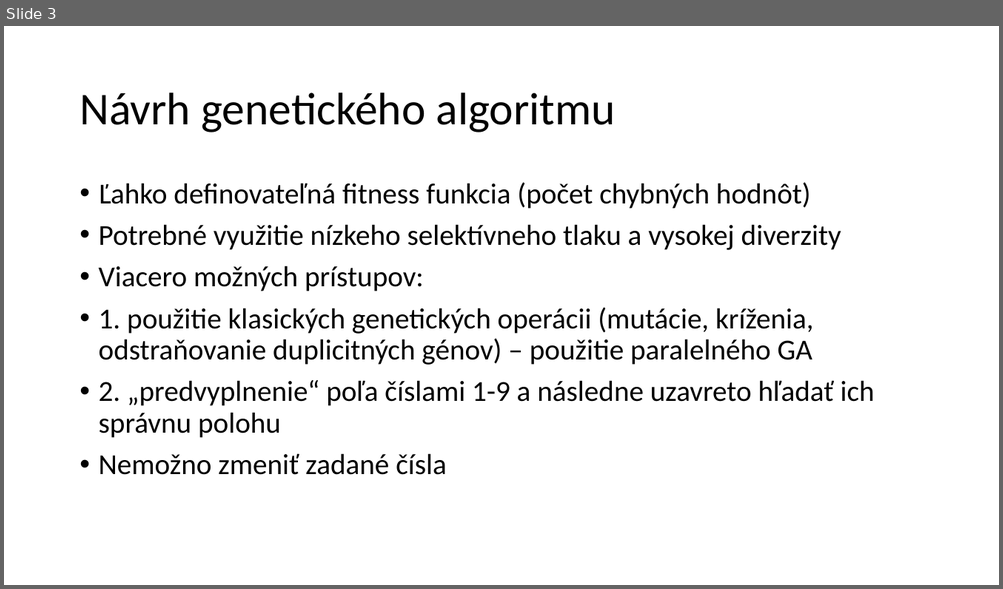
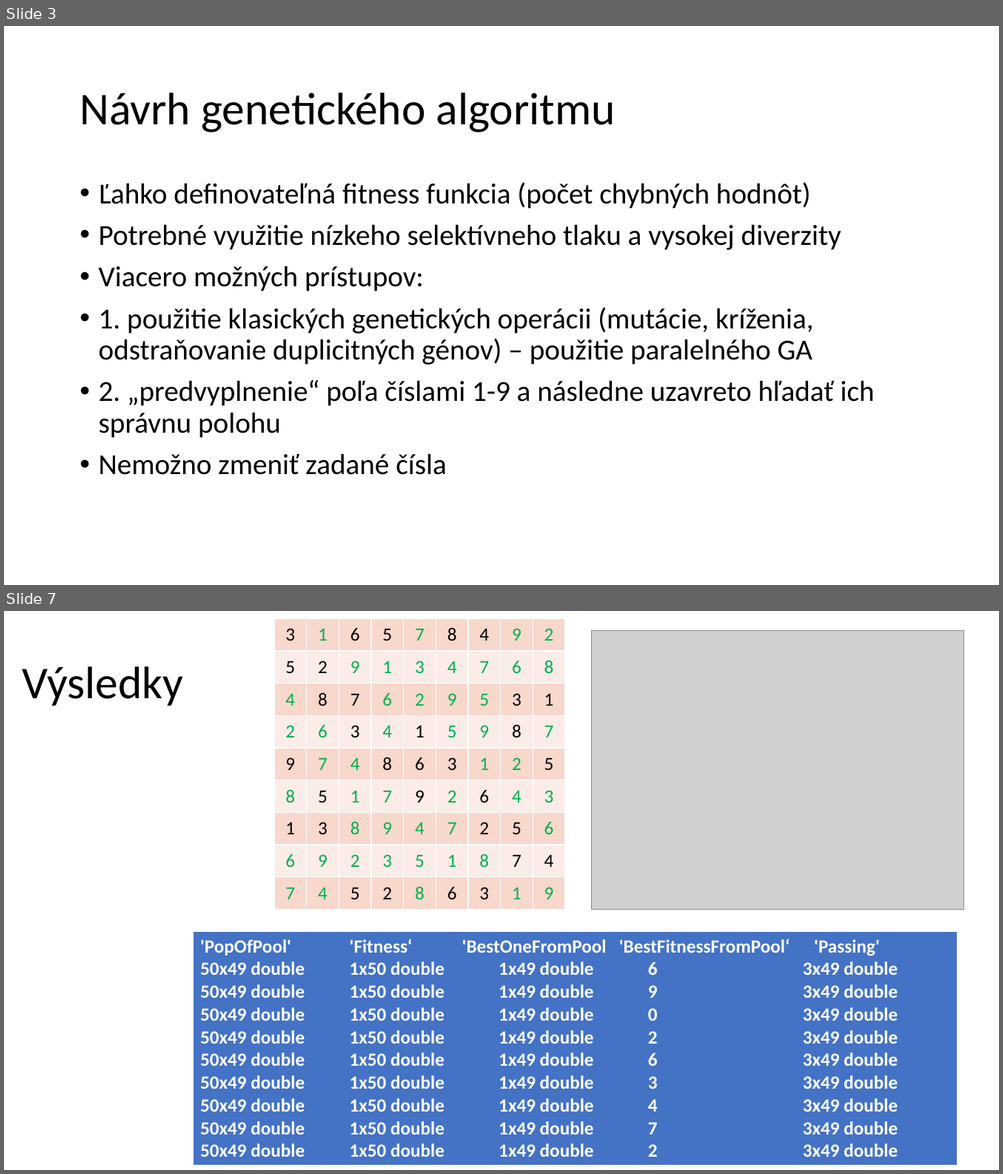
Before and after one commit to macricek/SudokuGA, a slide deck: sudoku.pptx. Shown one above the other, each under a label of ours: slide 3 before the commit, slides 3 and 7 after it; the slides between them are not shown. The pictures are 1003x589 and 1003x1174 pixels, drawn with LibreOffice and Linux fonts; fonts in the diff are those of the drawing; grey boxes stand for pictures. Boxes give left, top, right and bottom in pixels: in the first picture for what was removed or moved away, otherwise in the second. Text is boxed around its words. In the diff, an @@ line names an element or a change of style, - is before the commit and + after.

```diff
--- a/sudoku.pptx
+++ b/sudoku.pptx
@@ slide 7 added at (4, 611, 999, 1170), background #FFFFFF @@
@@ table added at (274, 618, 563, 909), 9 rows, 9 columns @@
+3 | 1 | 6 | 5 | 7 | 8 | 4 | 9 | 2
+5 | 2 | 9 | 1 | 3 | 4 | 7 | 6 | 8
+4 | 8 | 7 | 6 | 2 | 9 | 5 | 3 | 1
+2 | 6 | 3 | 4 | 1 | 5 | 9 | 8 | 7
+9 | 7 | 4 | 8 | 6 | 3 | 1 | 2 | 5
+8 | 5 | 1 | 7 | 9 | 2 | 6 | 4 | 3
+1 | 3 | 8 | 9 | 4 | 7 | 2 | 5 | 6
+6 | 9 | 2 | 3 | 5 | 1 | 8 | 7 | 4
+7 | 4 | 5 | 2 | 8 | 6 | 3 | 1 | 9
@@ picture added at (591, 630, 964, 909) @@
@@ title added at (22, 667, 183, 706), 44 pt, text #000000 @@
+Výsledky
@@ table added at (193, 932, 958, 1163), 1 rows, 1 columns @@
+'PopOfPool' 'Fitness‘ 'BestOneFromPool 'BestFitnessFromPool‘ 'Passing' / 50x49 double 1x50 double 1x49 double 6 3x49 double / 50x49 double 1x50 double 1x49 double 9 3x49 double / 50x49 double 1x50 double 1x49 double 0 3x49 double / 50x49 double 1x50 double 1x49 double 2 3x49 double / 50x49 double 1x50 double 1x49 double 6 3x49 double / 50x49 double 1x50 double 1x49 double 3 3x49 double / 50x49 double 1x50 double 1x49 double 4 3x49 double / 50x49 double 1x50 double 1x49 double 7 3x49 double / 50x49 double 1x50 double 1x49 double 2 3x49 double
```
Also in this commit, not shown: 1 slide changed, 7 other slides added, 1 other file.
